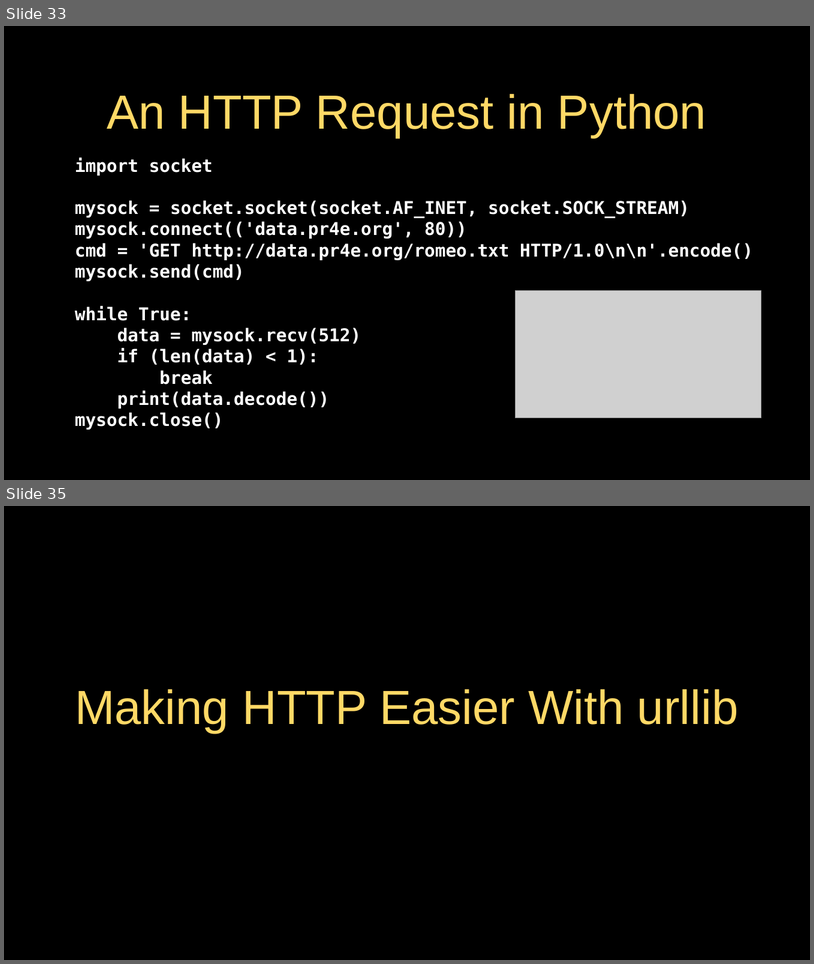
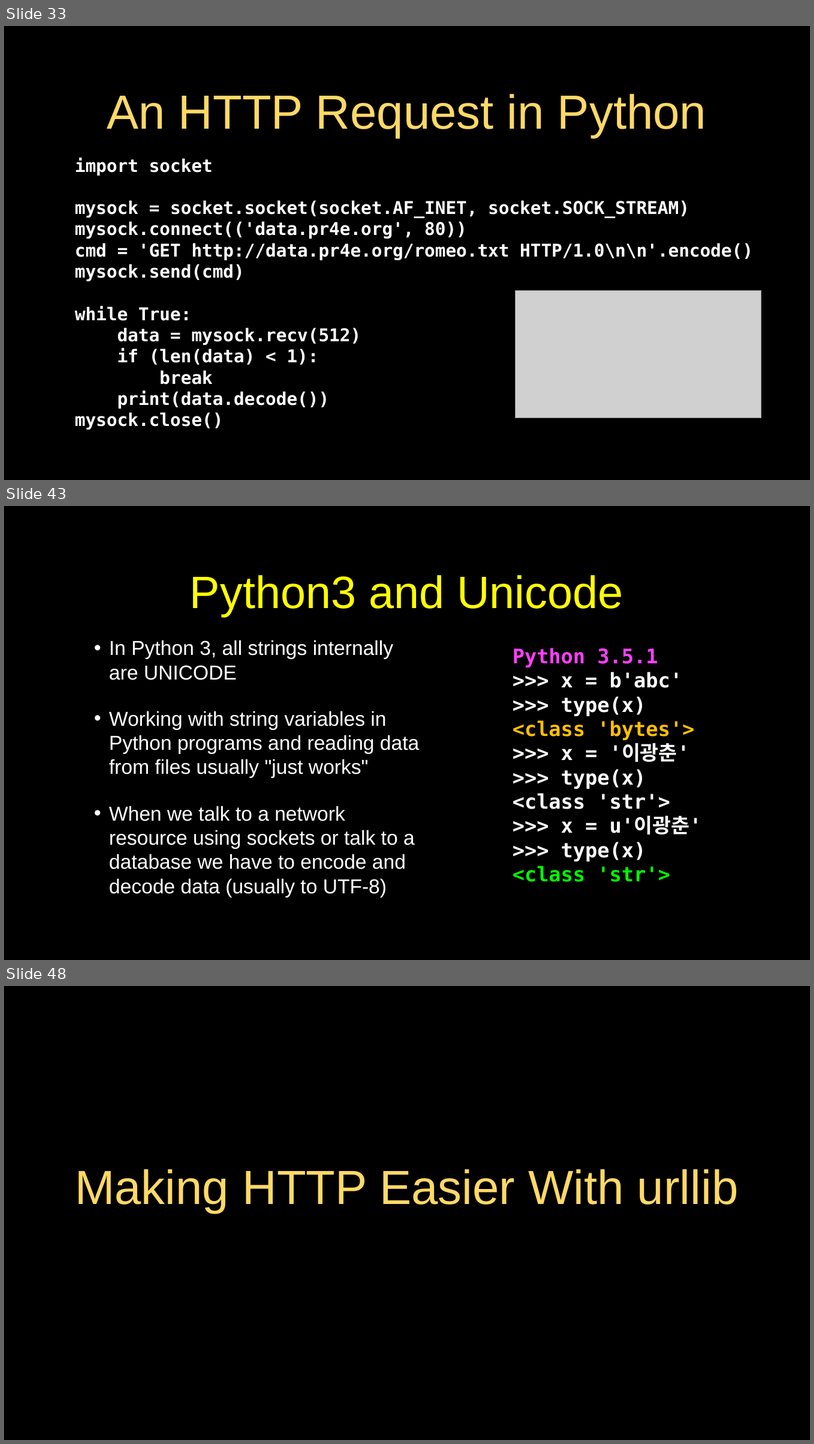
Before and after one commit to csev/py4e, a slide deck: lectures3/Pythonlearn-12-HTTP.pptx. Shown one above the other, each under a label of ours: slides 33 and 35 before the commit, slides 33, 43 and 48 after it; the slides between them are not shown. The pictures are 814x964 and 814x1444 pixels, drawn with LibreOffice and Linux fonts; fonts in the diff are those of the drawing; grey boxes stand for pictures. Boxes give left, top, right and bottom in pixels: in the first picture for what was removed or moved away, otherwise in the second. Text is boxed around its words. In the diff, an @@ line names an element or a change of style, - is before the commit and + after.

```diff
--- a/lectures3/Pythonlearn-12-HTTP.pptx
+++ b/lectures3/Pythonlearn-12-HTTP.pptx
@@ slide 43 added at box(4, 506, 810, 960), background #000000; not listed: 1 template element that a slide beside it also shows @@
@@ title added at box(190, 575, 623, 616), 72 pt, text #FFFF00 @@
+Python3 and Unicode
@@ text added at box(109, 640, 419, 897), 32 pt, text #FFFFFF @@
+• In Python 3, all strings internally are UNICODE
+• Working with string variables in Python programs and reading data from files usually "just works"
+• When we talk to a network resource using sockets or talk to a database we have to encode and decode data (usually to UTF-8)
@@ text added at box(513, 648, 702, 882), 32 pt, text #FFFFFF, bold @@
+Python 3.5.1
+>>> x = b'abc'
+>>> type(x)
+<class 'bytes'>
+>>> x = '이광춘'
+>>> type(x)
+<class 'str'>
+>>> x = u'이광춘'
+>>> type(x)
+<class 'str'>
@@ what was slide 35 is now slide 48 @@
```
Also in this commit, not shown: 5 slides changed, 12 other slides added, 5 other files.
